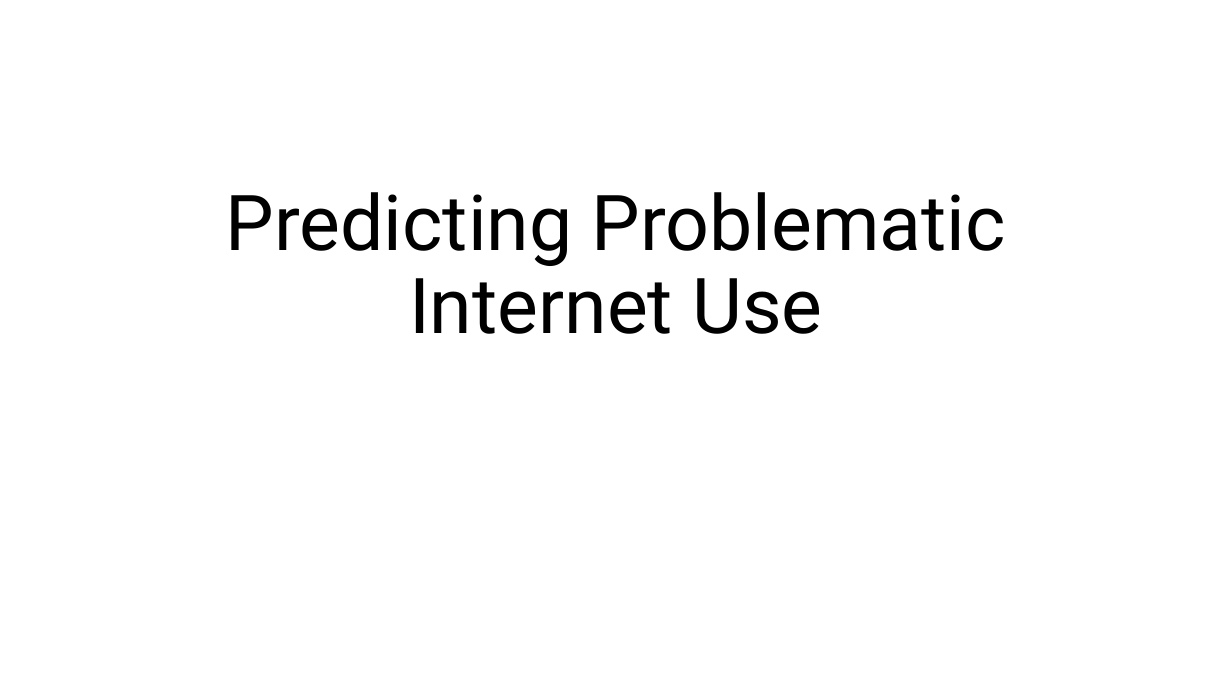
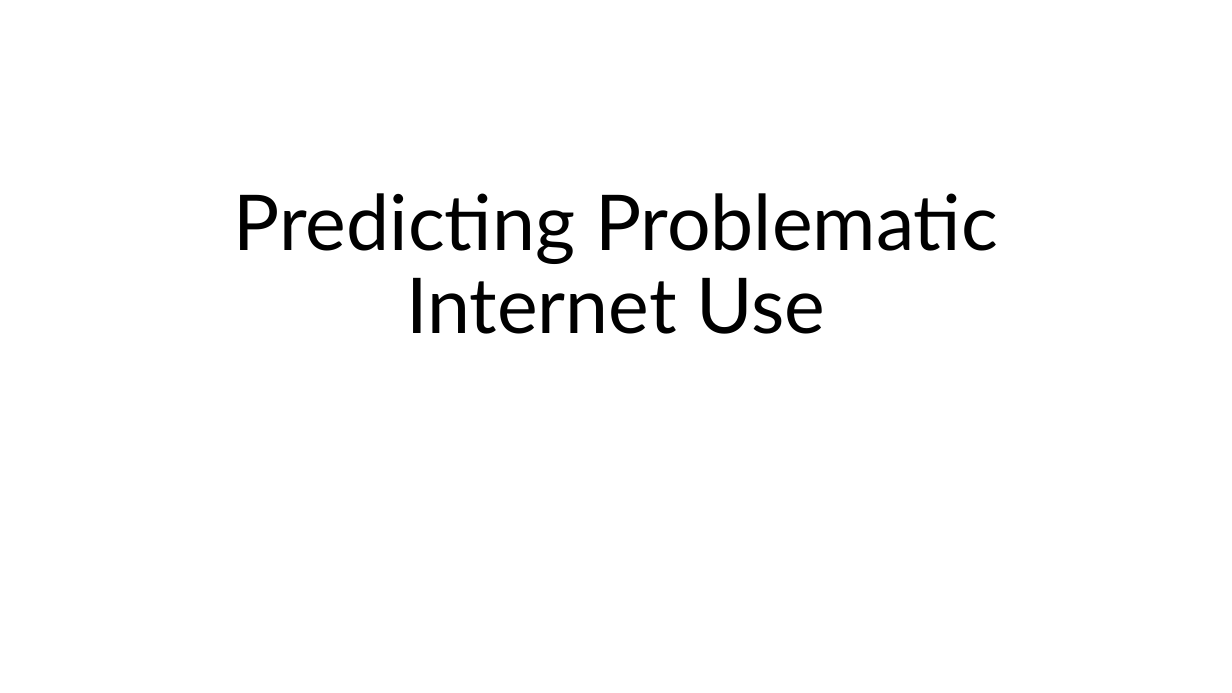
Before and after one commit to aarondweinberg/CMI_problematic_internet_use, a slide deck: slide 1 of Presentation/Problematic Internet Use Video.pptx. Drawn at 1232x693 pixels with LibreOffice and Linux fonts; fonts in the diff are those of the drawing. Boxes give left, top, right and bottom in pixels: in the first picture for what was removed or moved away, otherwise in the second. Text is boxed around its words. In the diff, an @@ line names an element or a change of style, - is before the commit and + after.

```diff
--- a/Presentation/Problematic Internet Use Video.pptx
+++ b/Presentation/Problematic Internet Use Video.pptx
@@ title "Predicting Problematic Internet Use" at <box>234,193,998,334</box>: font Roboto to Lato @@
```
Also in this commit, not shown: 1 slide added, 6 slides removed.
